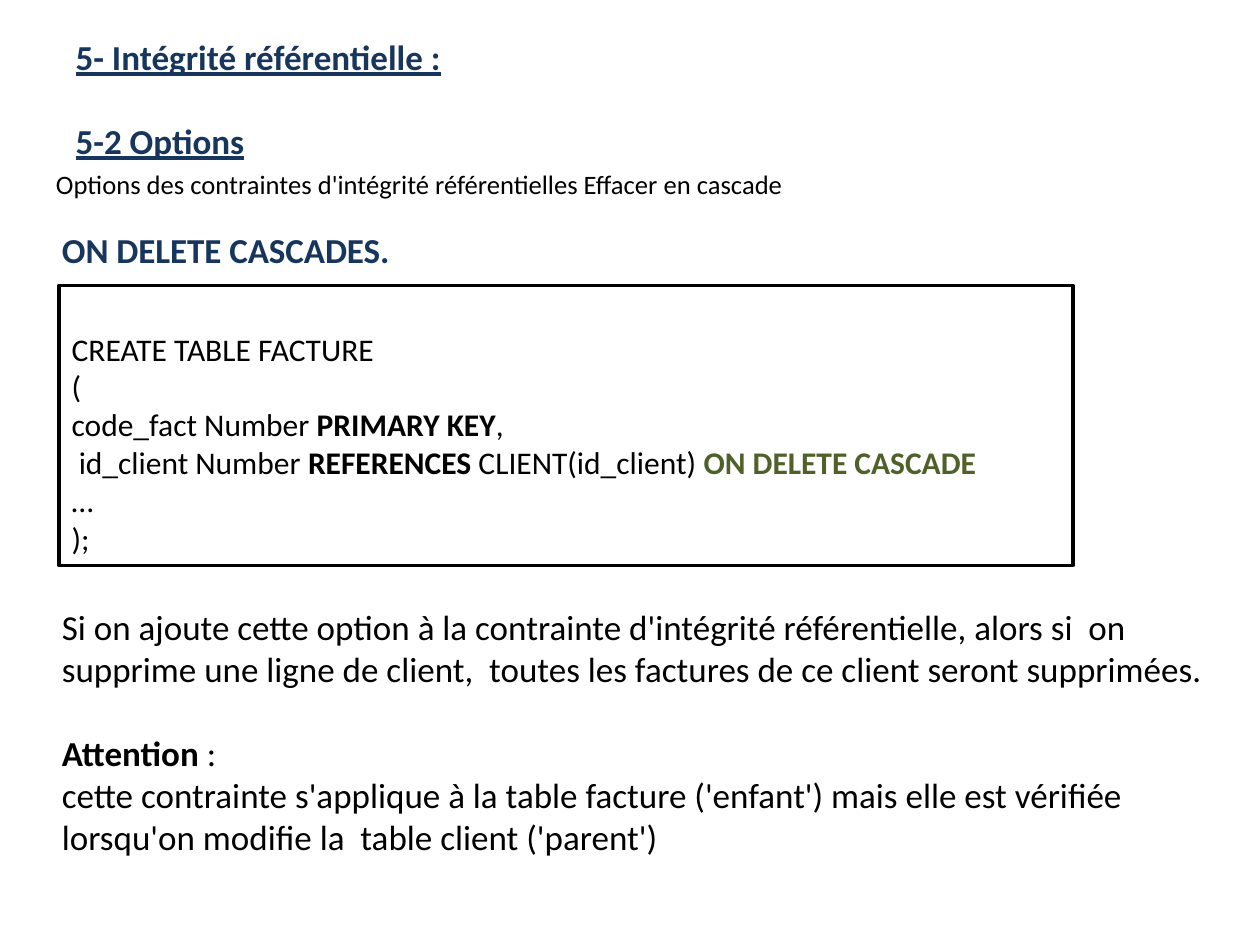
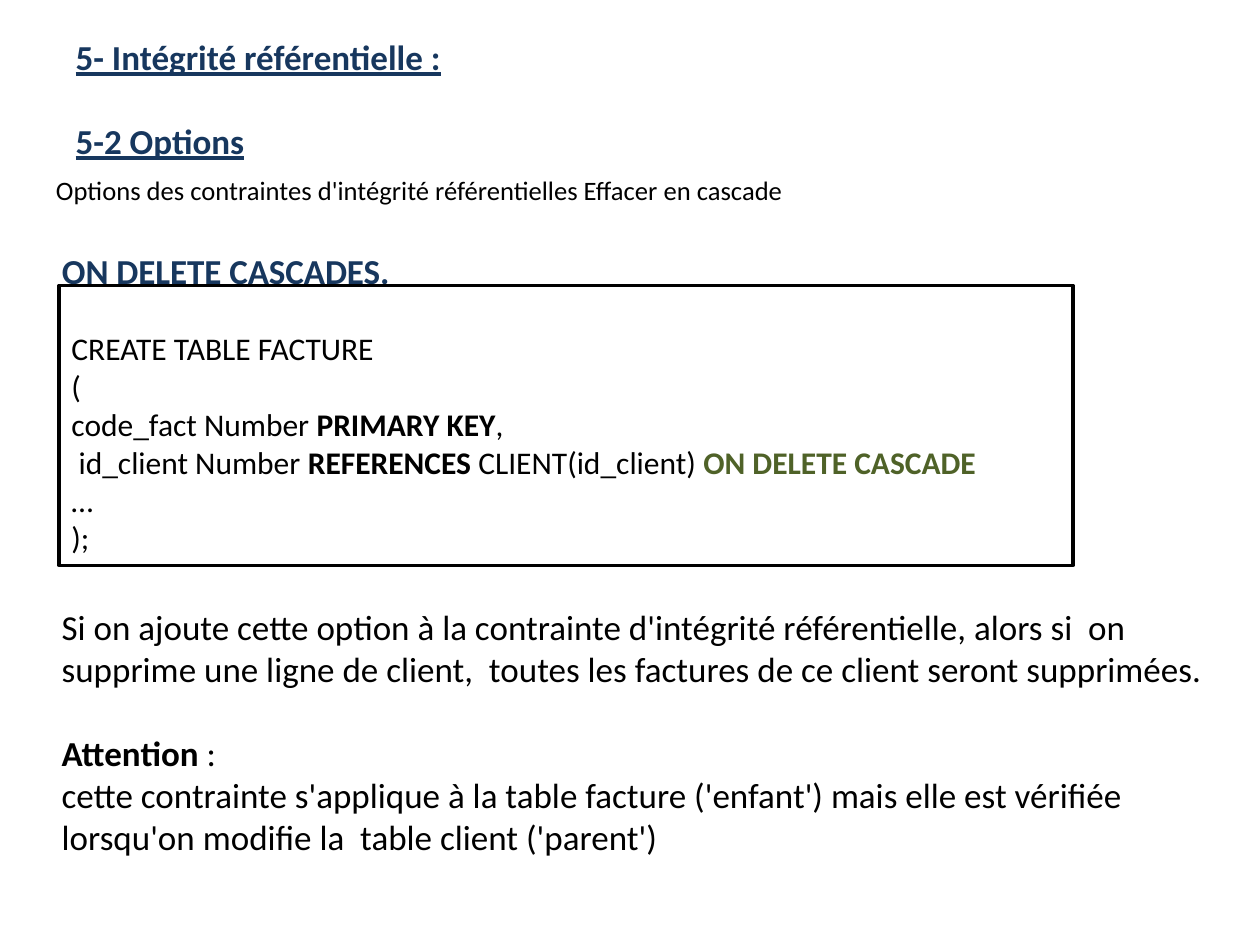
Before and after one commit to khalilelmaghraoui/genie-informatique-2, a slide deck: slide 16 of S4/Bases de données Avancées/Rappel_LDD_LMD_chap2.pptx. Drawn at 1260x945 pixels with LibreOffice and Linux fonts; fonts in the diff are those of the drawing. Boxes give left, top, right and bottom in pixels: in the first picture for what was removed or moved away, otherwise in the second. Text is boxed around its words. In the diff, an @@ line names an element or a change of style, - is before the commit and + after.

```diff
--- a/S4/Bases de données Avancées/Rappel_LDD_LMD_chap2.pptx
+++ b/S4/Bases de données Avancées/Rappel_LDD_LMD_chap2.pptx
@@ title "5- Intégrité référentielle : 5-2 ..." at (76,45,423,160): text colour #17365D to #17375E @@
@@ text "Options des contraintes d'intégrité référentielles ..." at (56,181,782,287): text colour #17365D to #17375E in "ON DELETE CASCADES."; line spacing 0.8 to 1; more space between paragraphs @@
```
Also in this commit, not shown: 17 other slides changed, 6 other files.
